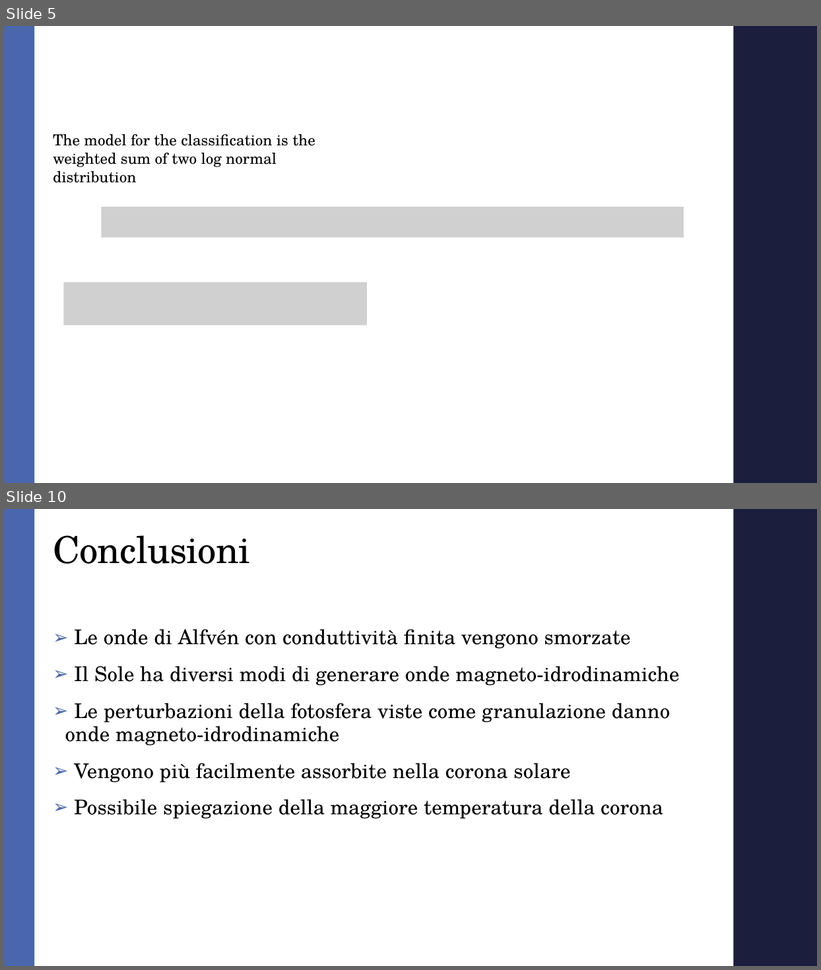
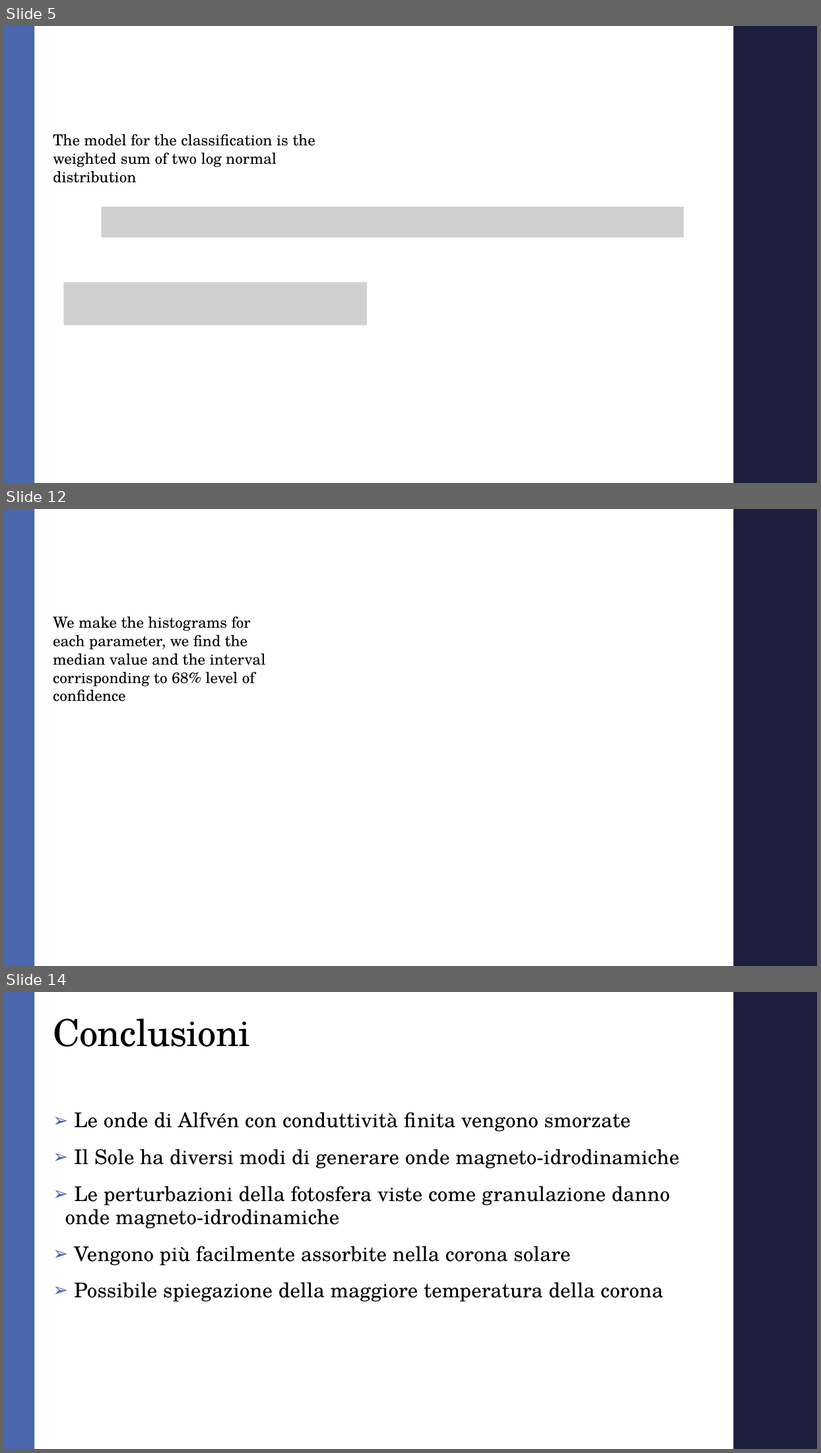
Before and after one commit to AndreaMarcone01/Bayesian_exam, a slide deck: Seminar.pptx. Shown one above the other, each under a label of ours: slides 5 and 10 before the commit, slides 5, 12 and 14 after it; the slides between them are not shown. The pictures are 821x970 and 821x1453 pixels, drawn with LibreOffice and Linux fonts; fonts in the diff are those of the drawing; grey boxes stand for pictures; background and template pictures are left out. Boxes give left, top, right and bottom in pixels: in the first picture for what was removed or moved away, otherwise in the second. Text is boxed around its words. In the diff, an @@ line names an element or a change of style, - is before the commit and + after.

Commit message:
pause 27/03: Gibbs posterior analysis done, find right steps

```diff
--- a/Seminar.pptx
+++ b/Seminar.pptx
@@ slide 12 added at (x1=4, y1=509, x2=817, y2=966), background #FFFFFF; not listed: 2 template elements that a slide beside it also shows @@
@@ text added at (x1=53, y1=617, x2=266, y2=702), 18 pt, text #000000 @@
+We make the histograms for each parameter, we find the median value and the interval corrisponding to 68% level of confidence
@@ what was slide 10 is now slide 14 @@
```
Also in this commit, not shown: 2 slides changed, 4 other slides added, 1 slide removed, 16 other files.
